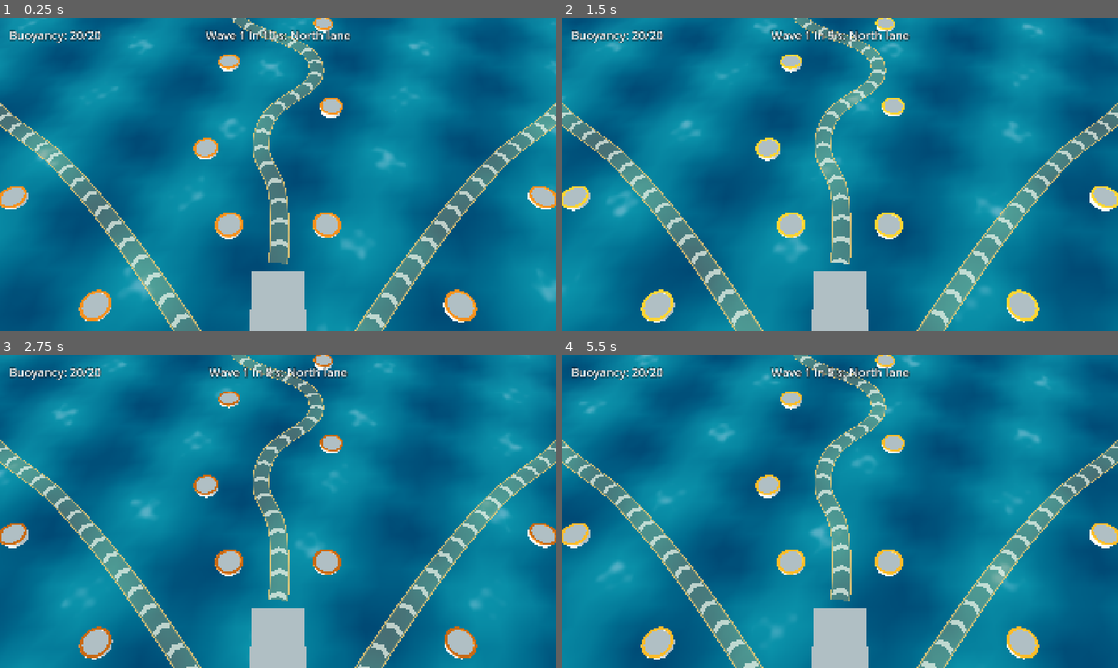
Above: before the commit, frames 1-4 (two rows, left to right).
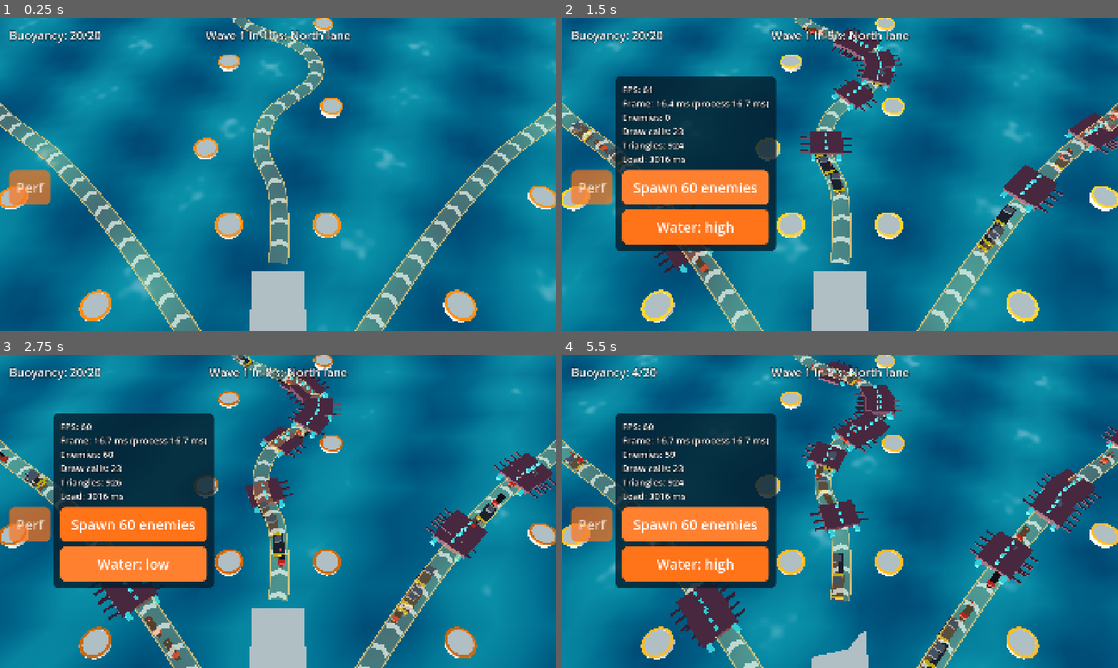
Above: after the commit, the same moments.

Repository: tinydustrystudio-hub/Hai-trinh
Game: Godot game, scene res://main/boot.tscn
Same seed, same stepped clock (60 frames per second), same inputs: the game is played once before the commit and once after it.
Inputs (mouse positions are in pixels of both pictures, inside the frame that each line leads up to):
- Up to frame 1 (0.25 s): no input
- Up to frame 2 (1.5 s): click (589, 187) at 0.5 s, where only the run after the commit has a clickable "Perf"; click (695, 187) at 1.25 s, where only the run after the commit has a clickable "Spawn 60 enemies"
- Up to frame 3 (2.75 s): click (133, 564) at 2 s, where only the run after the commit has a clickable "Water: high"
- Up to frame 4 (5.5 s): click (695, 564) at 2.75 s, where only the run after the commit has a clickable "Water: low"; click (589, 524) at 3.5 s, where only the run after the commit has a clickable "Perf"; click (589, 524) at 4.25 s, where only the run after the commit has a clickable "Perf"; click (695, 524) at 5 s, where only the run after the commit has a clickable "Spawn 60 enemies"

The runs differ from the first frame. In frame 1, 0.8% of the frame differs, in the area x 1-10%, y 48-60%; in frame 2, 22%; in frame 3, 24%; in frame 4, 27%, in the area x 0-100%, y 1-100%.

Commit message:
Bước 6: Bảng debug, cảnh thử 60 địch và đo hiệu năng (#6)
Bảng đo (bản debug, hoặc web với ?debug), cảnh thử luôn giữ 60 địch (?stress hoặc -- --stress), tự hạ chất lượng nước khi dưới 30 khung/giây liên tục 5 giây, trần 60 địch, nhật ký hiệu năng với số đo đầu tiên trong máy ảo.

Co-Authored-By: Claude Opus 5.5 <noreply@anthropic.com>
Claude-Session: https://claude.ai/code/session_017DSNC8MWevobFBo6fQDEF6

Diff:
--- a/assets/translations/strings.csv
+++ b/assets/translations/strings.csv
@@ -13,3 +13,18 @@
 RESULT_WIN,Chiến thắng,Victory
 RESULT_LOSE,Đảo đã chìm,The island has sunk
 BUTTON_RETRY,Chơi lại,Retry
+DEBUG_TOGGLE,Đo,Perf
+DEBUG_SPAWN_60,Sinh 60 địch,Spawn 60 enemies
+DEBUG_WATER_HIGH,Nước: cao,Water: high
+DEBUG_WATER_LOW,Nước: thấp,Water: low
+DEBUG_STATS,"Khung/giây: %d
+Mỗi khung: %.1f ms (xử lý %.1f ms)
+Địch: %d
+Lệnh vẽ: %d
+Tam giác: %d
+Vào trận: %d ms","FPS: %d
+Frame: %.1f ms (process %.1f ms)
+Enemies: %d
+Draw calls: %d
+Triangles: %d
+Load: %d ms"
--- a/battle/battle.gd
+++ b/battle/battle.gd
@@ -10,6 +10,10 @@
 ## Chạm cách tâm bệ trong khoảng này (tính theo bán kính bệ) vẫn tính là chạm trúng bệ.
 const PAD_PICK_TOLERANCE: float = 1.4
 const FAST_SPEED: float = 2.0
+## Trần số địch cùng lúc (GDD mục 1.3, CLAUDE.md).
+const MAX_ACTIVE_ENEMIES: int = 60
+## Ở cảnh thử, địch mới xuất hiện rải trong đoạn đầu luồng này (tỉ lệ chiều dài luồng).
+const STRESS_SPREAD: float = 0.85
 
 @export var layout: MapLayout = preload("res://data/maps/north_dock_layout.tres")
 @export var wave_data: WaveData = preload("res://data/waves/north_dock_waves.tres")
@@ -19,6 +23,12 @@
 var selected_pad: TowerPad = null
 var paused: bool = false
 var speed: float = 1.0
+## Cảnh thử hiệu năng: không có đợt, luôn giữ đủ MAX_ACTIVE_ENEMIES địch, đảo không chìm.
+var stress_mode: bool = false
+## Mili giây từ lúc chạy game tới lúc trận sẵn sàng (kế hoạch mục 7: không quá 3 giây).
+var ready_msec: int = 0
+
+var _enemy_types: Array[EnemyData] = []
 
 @onready var ocean: Ocean = $Ocean
 @onready var island: Island = $Island
@@ -49,7 +59,9 @@
 	Events.enemy_leaked.connect(_on_enemy_leaked)
 	Events.enemy_killed.connect(_on_enemy_killed)
 	hud.retry_requested.connect(retry)
+	_enemy_types = enemy_types_in(wave_data)
 	start_battle()
+	ready_msec = Time.get_ticks_msec()
 
 
 func _process(delta: float) -> void:
@@ -65,10 +77,13 @@
 	if is_over():
 		return
 	enemy_pool.advance(delta)
+	if stress_mode:
+		spawn_burst(MAX_ACTIVE_ENEMIES - enemy_pool.active_count())
 	island.set_tilt(buoyancy.tilt_degrees())
 
 
 func start_battle() -> void:
+	stress_mode = false
 	enemy_pool.clear()
 	select_pad(null)
 	buoyancy.reset(layout.starting_buoyancy)
@@ -77,6 +92,45 @@
 	set_speed(1.0)
 	hud.hide_result()
 	spawner.start(wave_data)
+
+
+## Chuyển sang cảnh thử hiệu năng.
+func enter_stress_mode() -> void:
+	stress_mode = true
+	spawner.stop()
+	buoyancy.reset(1_000_000)
+	hud.hide_result()
+	state = State.FIGHTING
+	spawn_burst(MAX_ACTIVE_ENEMIES)
+
+
+## Sinh thêm tối đa count địch (không vượt MAX_ACTIVE_ENEMIES), loại và luồng ngẫu nhiên,
+## rải dọc luồng. Trả số địch đã sinh. Dùng cho bảng debug và cảnh thử.
+func spawn_burst(count: int) -> int:
+	var room: int = mini(count, MAX_ACTIVE_ENEMIES - enemy_pool.active_count())
+	if room <= 0 or _enemy_types.is_empty() or lanes.is_empty():
+		return 0
+	var rng: RandomNumberGenerator = enemy_pool.rng()
+	var spawned: int = 0
+	for i: int in room:
+		var lane: Lane = lanes[rng.randi_range(0, lanes.size() - 1)]
+		var data: EnemyData = _enemy_types[rng.randi_range(0, _enemy_types.size() - 1)]
+		if enemy_pool.acquire(data, lane, rng.randf_range(0.0, lane.length() * STRESS_SPREAD)) == null:
+			break
+		spawned += 1
+	return spawned
+
+
+## Các loại địch xuất hiện trong dữ liệu đợt, không trùng.
+static func enemy_types_in(data: WaveData) -> Array[EnemyData]:
+	var result: Array[EnemyData] = []
+	if data == null:
+		return result
+	for wave: Wave in data.waves:
+		for group: SpawnGroup in wave.groups:
+			if group.enemy != null and not result.has(group.enemy):
+				result.append(group.enemy)
+	return result
 
 
 func is_over() -> bool:
@@ -139,8 +193,11 @@
 
 
 func _on_spawn_requested(enemy: EnemyData, lane_index: int) -> void:
-	if enemy_pool.acquire(enemy, lanes[lane_index]) == null:
+	var spawned: Enemy = enemy_pool.acquire(enemy, lanes[lane_index])
+	if spawned == null:
 		spawner.notify_enemy_removed()
+	else:
+		spawned.counts_for_wave = true
 
 
 func _on_wave_started(index: int, total: int) -> void:
@@ -169,14 +226,18 @@
 	_end_battle(false)
 
 
-func _on_enemy_leaked(_enemy: Enemy, damage: int) -> void:
-	spawner.notify_enemy_removed()
+func _on_enemy_leaked(enemy: Enemy, damage: int) -> void:
+	if enemy.counts_for_wave:
+		spawner.notify_enemy_removed()
+	if stress_mode:
+		return
 	if not is_over():
 		buoyancy.take_leak(damage)
 
 
-func _on_enemy_killed(_enemy: Enemy, _reward: int) -> void:
-	spawner.notify_enemy_removed()
+func _on_enemy_killed(enemy: Enemy, _reward: int) -> void:
+	if enemy.counts_for_wave:
+		spawner.notify_enemy_removed()
 
 
 func _on_tapped(screen_position: Vector2) -> void:
--- a/battle/battle.tscn
+++ b/battle/battle.tscn
@@ -9,6 +9,7 @@
 [ext_resource type="Script" path="res://battle/buoyancy.gd" id="7_buoyancy"]
 [ext_resource type="Script" path="res://enemies/enemy_pool.gd" id="8_pool"]
 [ext_resource type="PackedScene" path="res://ui/hud.tscn" id="9_hud"]
+[ext_resource type="PackedScene" path="res://ui/debug_overlay.tscn" id="10_debug"]
 
 [sub_resource type="Environment" id="Environment_sea"]
 background_mode = 1
@@ -54,3 +55,5 @@
 script = ExtResource("8_pool")
 
 [node name="HUD" parent="." instance=ExtResource("9_hud")]
+
+[node name="DebugOverlay" parent="." instance=ExtResource("10_debug")]
--- a/battle/ocean/ocean.gd
+++ b/battle/ocean/ocean.gd
@@ -34,6 +34,7 @@
 	material_override = _material
 	cast_shadow = GeometryInstance3D.SHADOW_CASTING_SETTING_OFF
 	set_quality(Settings.water_quality)
+	Settings.water_quality_changed.connect(set_quality)
 
 
 func set_quality(value: Quality) -> void:
--- /dev/null
+++ b/core/frame_rate_watch.gd
@@ -0,0 +1,34 @@
+class_name FrameRateWatch
+extends RefCounted
+## Theo dõi khung hình: báo một lần khi khung/giây dưới ngưỡng liên tục đủ lâu
+## (kế hoạch mục 7: dưới 30 khung/giây liên tục 5 giây thì hạ chất lượng nước).
+
+var threshold_fps: float = 30.0
+var hold_seconds: float = 5.0
+var triggered: bool = false
+
+var _below_for: float = 0.0
+
+
+func _init(threshold: float = 30.0, hold: float = 5.0) -> void:
+	threshold_fps = threshold
+	hold_seconds = hold
+
+
+## Đưa vào khung/giây hiện tại và thời gian thật đã trôi; trả true đúng một lần khi vừa chạm điều kiện.
+func update(fps: float, real_delta: float) -> bool:
+	if triggered:
+		return false
+	if fps < threshold_fps:
+		_below_for += real_delta
+	else:
+		_below_for = 0.0
+	if _below_for >= hold_seconds:
+		triggered = true
+		return true
+	return false
+
+
+func reset() -> void:
+	triggered = false
+	_below_for = 0.0
--- a/core/settings.gd
+++ b/core/settings.gd
@@ -1,5 +1,61 @@
 extends Node
-## Autoload Settings: cài đặt người chơi dùng chung giữa các màn (chất lượng nước, tốc độ, âm lượng).
+## Autoload Settings: cài đặt người chơi dùng chung giữa các màn (chất lượng nước, tốc độ, âm lượng),
+## và cờ khởi chạy cho bản thử (bảng debug, cảnh thử 60 địch).
 ## Tháng 1 chưa lưu xuống đĩa; các bước sau thêm khi có màn Cài đặt.
 
-var water_quality: Ocean.Quality = Ocean.Quality.HIGH
+signal water_quality_changed(quality: Ocean.Quality)
+
+var water_quality: Ocean.Quality = Ocean.Quality.HIGH:
+	set(value):
+		if water_quality == value:
+			return
+		water_quality = value
+		water_quality_changed.emit(value)
+## Tự hạ chất lượng nước khi khung hình thấp kéo dài.
+var auto_lower_quality: bool = true
+
+var _watch: FrameRateWatch = FrameRateWatch.new()
+var _last_usec: int = 0
+var _web_query: String = ""
+
+
+func _ready() -> void:
+	if OS.has_feature("web"):
+		var query: Variant = JavaScriptBridge.eval("window.location.search", true)
+		_web_query = str(query) if query != null else ""
+	# Máy không có màn hình (CI, test) thì khung/giây vô nghĩa.
+	if DisplayServer.get_name() == "headless":
+		auto_lower_quality = false
+
+
+func _process(_delta: float) -> void:
+	var now: int = Time.get_ticks_usec()
+	var real_delta: float = 0.0 if _last_usec == 0 else float(now - _last_usec) / 1_000_000.0
+	_last_usec = now
+	if not auto_lower_quality or water_quality == Ocean.Quality.LOW:
+		return
+	if _watch.update(Engine.get_frames_per_second(), real_delta):
+		print("Settings: khung hình dưới 30 liên tục 5 giây, hạ chất lượng nước xuống thấp")
+		water_quality = Ocean.Quality.LOW
+
+
+## Cờ khởi chạy: "--<name>" trong tham số dòng lệnh (sau "--"), hoặc "<name>" trong query của trang web.
+func launch_flag(flag: String) -> bool:
+	if OS.get_cmdline_user_args().has("--" + flag):
+		return true
+	return has_query_flag(_web_query, flag)
+
+
+## Bảng debug có trong bản debug, hoặc bản web mở với ?debug.
+func debug_tools_enabled() -> bool:
+	return OS.is_debug_build() or launch_flag("debug") or launch_flag("stress")
+
+
+static func has_query_flag(query: String, flag: String) -> bool:
+	var trimmed: String = query.trim_prefix("?")
+	if trimmed.is_empty():
+		return false
+	for part: String in trimmed.split("&", false):
+		if part == flag or part.begins_with(flag + "="):
+			return true
+	return false
--- a/enemies/enemy.gd
+++ b/enemies/enemy.gd
@@ -16,6 +16,8 @@
 var lateral_offset: float = 0.0
 ## Hệ số tốc độ do hiệu ứng (làm chậm ở bước 8). 1 = tốc độ gốc.
 var speed_multiplier: float = 1.0
+## Địch do WaveSpawner sinh (tính vào việc dọn sạch đợt); địch sinh từ bảng debug thì không.
+var counts_for_wave: bool = false
 
 var _body: MeshInstance3D
 var _bob_phase: float = 0.0
@@ -32,13 +34,14 @@
 
 
 ## Đưa địch vào trận ở đầu luồng.
-func spawn(enemy_data: EnemyData, on_lane: Lane, offset: float, bob_phase: float) -> void:
+func spawn(enemy_data: EnemyData, on_lane: Lane, offset: float, bob_phase: float, start_distance: float = 0.0) -> void:
 	data = enemy_data
 	lane = on_lane
-	distance = 0.0
+	distance = clampf(start_distance, 0.0, on_lane.length())
 	health = enemy_data.max_health
 	lateral_offset = offset
 	speed_multiplier = 1.0
+	counts_for_wave = false
 	_bob_phase = bob_phase
 	_body.mesh = EnemyMeshes.mesh_for(enemy_data)
 	active = true
--- a/enemies/enemy_pool.gd
+++ b/enemies/enemy_pool.gd
@@ -36,14 +36,14 @@
 	_build_bars()
 
 
-## Lấy một địch từ pool và đặt ở đầu luồng. Hết chỗ thì trả null.
-func acquire(data: EnemyData, lane: Lane) -> Enemy:
+## Lấy một địch từ pool và đặt trên luồng (mặc định ở đầu luồng). Hết chỗ thì trả null.
+func acquire(data: EnemyData, lane: Lane, start_distance: float = 0.0) -> Enemy:
 	if _free.is_empty():
 		push_warning("EnemyPool: hết %d chỗ" % POOL_SIZE)
 		return null
 	var enemy: Enemy = _free.pop_back()
 	var offset: float = _rng.randf_range(-LATERAL_SPREAD, LATERAL_SPREAD)
-	enemy.spawn(data, lane, offset, _rng.randf_range(0.0, TAU))
+	enemy.spawn(data, lane, offset, _rng.randf_range(0.0, TAU), start_distance)
 	active.append(enemy)
 	return enemy
 
@@ -55,6 +55,11 @@
 	active.remove_at(index)
 	enemy.despawn()
 	_free.append(enemy)
+
+
+## Số ngẫu nhiên dùng chung cho các việc sinh địch (giữ cố định hạt giống để chạy lại giống nhau).
+func rng() -> RandomNumberGenerator:
+	return _rng
 
 
 func active_count() -> int:
--- a/main/boot.gd
+++ b/main/boot.gd
@@ -3,6 +3,8 @@
 ## Tháng 1 vào thẳng trận, chưa có menu.
 
 const BATTLE_SCENE: String = "res://battle/battle.tscn"
+## Mở thẳng cảnh thử 60 địch: tham số "-- --stress" hoặc trang web với ?stress.
+const STRESS_SCENE: String = "res://test_scenes/stress_test.tscn"
 
 @onready var _title: Label = $Title
 
@@ -15,4 +17,4 @@
 
 
 func _go_to_battle() -> void:
-	get_tree().change_scene_to_file(BATTLE_SCENE)
+	get_tree().change_scene_to_file(STRESS_SCENE if Settings.launch_flag("stress") else BATTLE_SCENE)
--- /dev/null
+++ b/test_scenes/stress_test.gd
@@ -0,0 +1,13 @@
+extends Node3D
+## Cảnh thử hiệu năng: trận Bến Bắc luôn giữ đủ 60 địch trên biển; bảng debug luôn mở
+## và ghi số đo ra console mỗi vài giây (để đọc từ trình duyệt hoặc logcat).
+
+@onready var battle: BattleController = $Battle
+
+
+func _ready() -> void:
+	battle.enter_stress_mode()
+	var overlay: DebugOverlay = battle.get_node_or_null("DebugOverlay")
+	if overlay != null:
+		overlay.expanded = true
+		overlay.log_to_console = true
--- /dev/null
+++ b/test_scenes/stress_test.tscn
@@ -0,0 +1,9 @@
+[gd_scene load_steps=3 format=3]
+
+[ext_resource type="Script" path="res://test_scenes/stress_test.gd" id="1_stress"]
+[ext_resource type="PackedScene" path="res://battle/battle.tscn" id="2_battle"]
+
+[node name="StressTest" type="Node3D"]
+script = ExtResource("1_stress")
+
+[node name="Battle" parent="." instance=ExtResource("2_battle")]
--- /dev/null
+++ b/tests/test_frame_rate_watch.gd
@@ -0,0 +1,33 @@
+extends GutTest
+## Hạ chất lượng nước khi dưới 30 khung/giây liên tục 5 giây (kế hoạch mục 7).
+
+func test_triggers_after_five_seconds_below() -> void:
+	var watch: FrameRateWatch = FrameRateWatch.new(30.0, 5.0)
+	# Bước 0,25 giây cộng không sai số dấu phẩy động.
+	for i: int in 19:
+		assert_false(watch.update(25.0, 0.25))
+	assert_true(watch.update(25.0, 0.25))
+	assert_false(watch.update(25.0, 0.25), "chỉ báo một lần")
+
+
+func test_good_frame_resets_timer() -> void:
+	var watch: FrameRateWatch = FrameRateWatch.new(30.0, 5.0)
+	for i: int in 40:
+		watch.update(20.0, 0.1)
+	watch.update(45.0, 0.1)
+	for i: int in 40:
+		assert_false(watch.update(20.0, 0.1))
+
+
+func test_exactly_threshold_is_fine() -> void:
+	var watch: FrameRateWatch = FrameRateWatch.new(30.0, 5.0)
+	for i: int in 100:
+		assert_false(watch.update(30.0, 0.1))
+
+
+func test_reset() -> void:
+	var watch: FrameRateWatch = FrameRateWatch.new(30.0, 1.0)
+	watch.update(10.0, 2.0)
+	assert_true(watch.triggered)
+	watch.reset()
+	assert_false(watch.triggered)
--- /dev/null
+++ b/tests/test_stress.gd
@@ -0,0 +1,60 @@
+extends GutTest
+## Cảnh thử hiệu năng và bảng debug: luôn giữ đủ 60 địch, không vượt trần, cờ khởi chạy đọc đúng.
+
+const BATTLE_SCENE: PackedScene = preload("res://battle/battle.tscn")
+const STRESS_SCENE: PackedScene = preload("res://test_scenes/stress_test.tscn")
+
+
+func test_query_flags() -> void:
+	assert_true(Settings.has_query_flag("?debug", "debug"))
+	assert_true(Settings.has_query_flag("?a=1&stress", "stress"))
+	assert_true(Settings.has_query_flag("?stress=1", "stress"))
+	assert_false(Settings.has_query_flag("?stressed", "stress"))
+	assert_false(Settings.has_query_flag("", "debug"))
+
+
+func test_stress_scene_keeps_sixty_enemies() -> void:
+	var scene: Node3D = add_child_autofree(STRESS_SCENE.instantiate())
+	var battle: BattleController = scene.get_node("Battle")
+	assert_true(battle.stress_mode)
+	assert_eq(battle.enemy_pool.active_count(), 60)
+	for i: int in 600:
+		battle.step(0.1)
+		assert_eq(battle.enemy_pool.active_count(), 60)
+	assert_false(battle.is_over(), "cảnh thử không bao giờ kết thúc")
+
+
+func test_burst_respects_cap() -> void:
+	var battle: BattleController = add_child_autofree(BATTLE_SCENE.instantiate())
+	assert_eq(battle.spawn_burst(60), 60)
+	assert_eq(battle.spawn_burst(10), 0)
+	assert_eq(battle.enemy_pool.active_count(), BattleController.MAX_ACTIVE_ENEMIES)
+
+
+func test_burst_enemies_do_not_count_for_wave() -> void:
+	var battle: BattleController = add_child_autofree(BATTLE_SCENE.instantiate())
+	battle.spawn_burst(5)
+	for enemy: Enemy in battle.enemy_pool.active:
+		assert_false(enemy.counts_for_wave)
+	# Hạ hết địch sinh từ bảng debug: bộ đếm của đợt không được âm hay lệch.
+	for i: int in range(battle.enemy_pool.active.size() - 1, -1, -1):
+		battle.enemy_pool.damage(battle.enemy_pool.active[i], 100000.0)
+	assert_eq(battle.spawner.alive, 0)
+
+
+func test_enemy_types_from_waves() -> void:
+	var data: WaveData = load("res://data/waves/north_dock_waves.tres")
+	var types: Array[EnemyData] = BattleController.enemy_types_in(data)
+	assert_eq(types.size(), 3)
+
+
+func test_debug_overlay_in_debug_build() -> void:
+	var battle: BattleController = add_child_autofree(BATTLE_SCENE.instantiate())
+	await wait_process_frames(1)
+	var overlay: DebugOverlay = battle.get_node_or_null("DebugOverlay")
+	assert_not_null(overlay, "bản debug phải có bảng debug")
+	var s: Dictionary = overlay.snapshot()
+	assert_eq(s["enemies"], 0)
+	var line: String = DebugOverlay.perf_line(s)
+	assert_true(line.begins_with("PERF fps="))
+	assert_string_contains(line, "enemies=0")
--- /dev/null
+++ b/ui/debug_overlay.gd
@@ -0,0 +1,116 @@
+class_name DebugOverlay
+extends CanvasLayer
+## Bảng debug (kế hoạch mục 7): khung/giây, mili giây mỗi khung, số địch, lệnh vẽ, tam giác,
+## chất lượng nước, thời gian vào trận; nút sinh 60 địch và nút đổi chất lượng nước.
+## Chỉ có trong bản debug, hoặc bản web mở với ?debug (hay ?stress cho cảnh thử 60 địch).
+
+const REFRESH_SECONDS: float = 0.25
+const LOG_SECONDS: float = 2.0
+const BURST_SIZE: int = 60
+
+## Ghi số đo ra console mỗi LOG_SECONDS (cảnh thử dùng để đọc số từ trình duyệt hoặc logcat).
+var log_to_console: bool = false
+var expanded: bool = false:
+	set(value):
+		expanded = value
+		if _panel != null:
+			_panel.visible = value
+
+var _panel: PanelContainer
+var _stats: Label
+var _water: Button
+var _refresh_left: float = 0.0
+var _log_left: float = LOG_SECONDS
+var _last_usec: int = 0
+
+
+func _ready() -> void:
+	layer = 20
+	if not Settings.debug_tools_enabled():
+		queue_free()
+		return
+	var toggle: Button = UiStyle.primary_button(&"DEBUG_TOGGLE", UiStyle.MIN_BUTTON)
+	toggle.name = "Toggle"
+	toggle.modulate = Color(1, 1, 1, 0.7)
+	toggle.set_anchors_and_offsets_preset(Control.PRESET_CENTER_LEFT, Control.PRESET_MODE_MINSIZE, UiStyle.MARGIN)
+	toggle.pressed.connect(func() -> void: expanded = not expanded)
+	add_child(toggle)
+	_panel = PanelContainer.new()
+	_panel.name = "Panel"
+	_panel.add_theme_stylebox_override(&"panel", UiStyle.panel_box())
+	_panel.position = Vector2(UiStyle.MARGIN * 2 + UiStyle.MIN_BUTTON.x, 200)
+	add_child(_panel)
+	var column: VBoxContainer = VBoxContainer.new()
+	column.add_theme_constant_override(&"separation", 16)
+	_panel.add_child(column)
+	_stats = UiStyle.label(32)
+	column.add_child(_stats)
+	var burst: Button = UiStyle.primary_button(&"DEBUG_SPAWN_60", Vector2(420, 120))
+	burst.name = "Burst"
+	burst.pressed.connect(_on_burst_pressed)
+	column.add_child(burst)
+	_water = UiStyle.primary_button(&"", Vector2(420, 120))
+	_water.name = "Water"
+	_water.pressed.connect(_on_water_pressed)
+	column.add_child(_water)
+	expanded = expanded
+	_refresh()
+
+
+func _process(_delta: float) -> void:
+	var now: int = Time.get_ticks_usec()
+	var real_delta: float = 0.0 if _last_usec == 0 else float(now - _last_usec) / 1_000_000.0
+	_last_usec = now
+	_refresh_left -= real_delta
+	if _refresh_left <= 0.0:
+		_refresh_left = REFRESH_SECONDS
+		_refresh()
+	if log_to_console:
+		_log_left -= real_delta
+		if _log_left <= 0.0:
+			_log_left = LOG_SECONDS
+			print(perf_line(snapshot()))
+
+
+## Số đo hiện tại.
+func snapshot() -> Dictionary:
+	var battle: BattleController = owner as BattleController
+	if battle != null and not battle.is_node_ready():
+		battle = null
+	var fps: float = Engine.get_frames_per_second()
+	return {
+		"fps": fps,
+		"frame_ms": 1000.0 / fps if fps > 0.0 else 0.0,
+		"process_ms": Performance.get_monitor(Performance.TIME_PROCESS) * 1000.0,
+		"enemies": battle.enemy_pool.active_count() if battle != null else 0,
+		"draw_calls": int(Performance.get_monitor(Performance.RENDER_TOTAL_DRAW_CALLS_IN_FRAME)),
+		"primitives": int(Performance.get_monitor(Performance.RENDER_TOTAL_PRIMITIVES_IN_FRAME)),
+		"water": "high" if Settings.water_quality == Ocean.Quality.HIGH else "low",
+		"ready_ms": battle.ready_msec if battle != null else 0,
+	}
+
+
+## Một dòng số đo cho console, dễ lọc bằng tiền tố PERF.
+static func perf_line(s: Dictionary) -> String:
+	return "PERF fps=%d frame_ms=%.1f process_ms=%.1f enemies=%d draw_calls=%d primitives=%d water=%s ready_ms=%d" % [
+		roundi(s["fps"]), s["frame_ms"], s["process_ms"], s["enemies"], s["draw_calls"], s["primitives"], s["water"], s["ready_ms"]]
+
+
+func _refresh() -> void:
+	if _stats == null:
+		return
+	var s: Dictionary = snapshot()
+	_stats.text = tr(&"DEBUG_STATS") % [roundi(s["fps"]), s["frame_ms"], s["process_ms"], s["enemies"],
+		s["draw_calls"], s["primitives"], s["ready_ms"]]
+	_water.text = tr(&"DEBUG_WATER_HIGH") if Settings.water_quality == Ocean.Quality.HIGH else tr(&"DEBUG_WATER_LOW")
+
+
+func _on_burst_pressed() -> void:
+	var battle: BattleController = owner as BattleController
+	if battle != null:
+		battle.spawn_burst(BURST_SIZE)
+
+
+func _on_water_pressed() -> void:
+	Settings.water_quality = Ocean.Quality.LOW if Settings.water_quality == Ocean.Quality.HIGH else Ocean.Quality.HIGH
+	_refresh()
--- /dev/null
+++ b/ui/debug_overlay.tscn
@@ -0,0 +1,6 @@
+[gd_scene load_steps=2 format=3]
+
+[ext_resource type="Script" path="res://ui/debug_overlay.gd" id="1_debug"]
+
+[node name="DebugOverlay" type="CanvasLayer"]
+script = ExtResource("1_debug")
Binary file changed: assets/translations/strings.en.translation
Binary file changed: assets/translations/strings.vi.translation
Not shown: 1 places in battle/battle.tscn that only renumber resources
Not shown, added: core/frame_rate_watch.gd.uid
Not shown, added: test_scenes/stress_test.gd.uid
Not shown, added: tests/test_frame_rate_watch.gd.uid
Not shown, added: tests/test_stress.gd.uid
Not shown, added: ui/debug_overlay.gd.uid
Not shown, added: docs/nhat-ky-hieu-nang.md
Not shown, removed: test_scenes/.gitkeep
